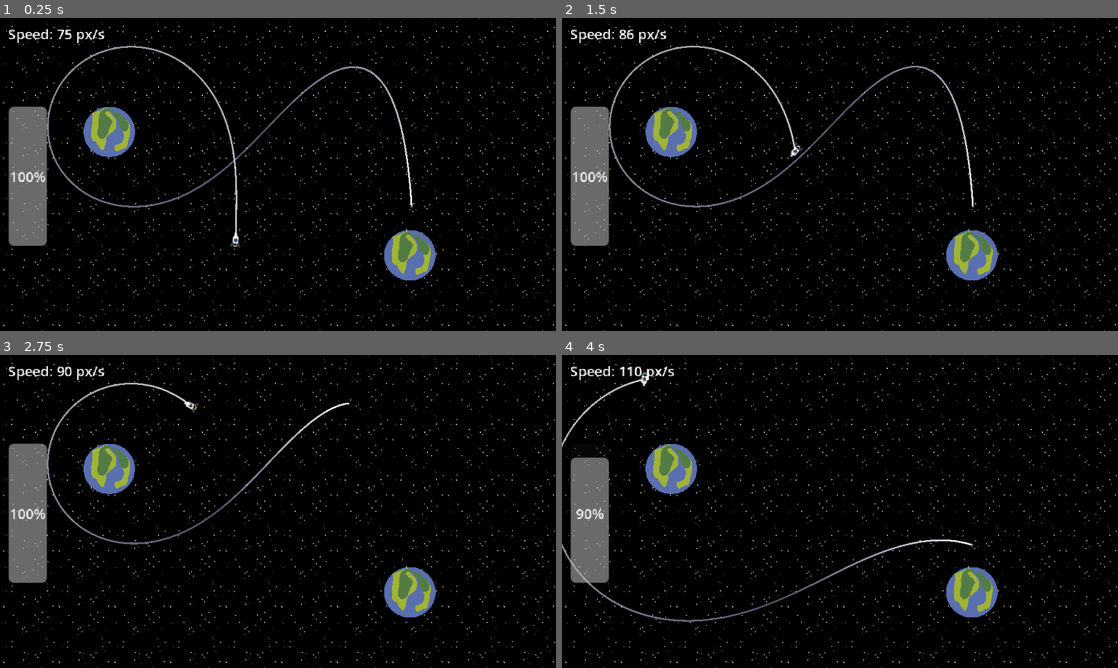
Above: before the commit, frames 1-4 (two rows, left to right).
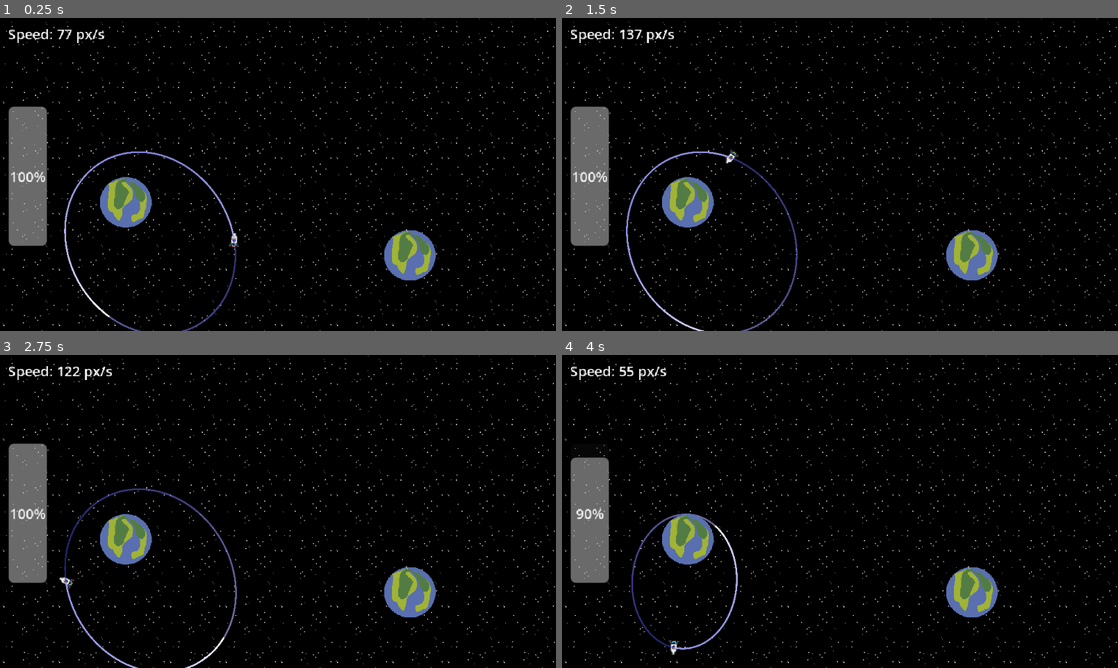
Above: after the commit, the same moments.

Repository: herboh/nBody
Game: Godot game, scene res://scene/main.tscn
The game is run twice, just before and just after one commit, with the same random seed, the same clock (stepped at 60 frames per second) and the same inputs.
Inputs:
- Up to frame 1 (0.25 s): no input
- Up to frame 2 (1.5 s): hold Right (turn_right) 0.53-1.28 s; hold Left (turn_left) from 1.28 s (still down)
- Up to frame 3 (2.75 s): release Left (turn_left) at 2.03 s; hold Right (turn_right) from 2.03 s (still down)
- Up to frame 4 (4 s): release Right (turn_right) at 2.78 s; hold Space (thrust) 2.78-3.53 s; hold Left (turn_left) from 3.53 s (still down)

The runs differ from the first frame. In frame 1, 4.2% of the frame differs, in the area x 8-75%, y 3-100%; in frame 2, 4.3%; in frame 3, 3.9%; in frame 4, 3.8%.

Commit message:
Gravity falloff - allows for stable orbit with relatively close planets, not sure if best way

Diff:
--- a/scene/main.tscn
+++ b/scene/main.tscn
@@ -29,14 +29,14 @@
 [node name="Planet" parent="SolarSystem" instance=ExtResource("3_brvut")]
 position = Vector2(471, 273)
 
-[node name="Planet2" parent="SolarSystem" instance=ExtResource("3_brvut")]
-position = Vector2(125, 131)
-
 [node name="OrbitDebug" type="Node" parent="SolarSystem"]
 script = ExtResource("4_brvut")
 
 [node name="TrajectoryLine" type="Line2D" parent="SolarSystem"]
 script = ExtResource("5_4j5ol")
+
+[node name="Planet2" parent="SolarSystem" instance=ExtResource("3_brvut")]
+position = Vector2(144, 212)
 
 [node name="Camera2D" type="Camera2D" parent="."]
 position = Vector2(320, 180)
--- a/script/OrbitalPhysics.gd
+++ b/script/OrbitalPhysics.gd
@@ -2,7 +2,8 @@
 
 # Simplified Orbital Physics System
 const GRAVITY_CONSTANT: float = 1000.0
-const MIN_DISTANCE: float = 10.0
+const MIN_DISTANCE: float = 2.0
+const SOFTENING_FACTOR: float = 12.0
 
 enum OrbitalState { UNKNOWN, STABLE, ELLIPTICAL, DECAY, ESCAPE }
 
@@ -15,7 +16,7 @@
 	var is_stable: bool = false
 
 func get_gravity_at(pos: Vector2, sources: Array) -> Vector2:
-	"""Calculate gravitational acceleration from all sources"""
+	"""Calculate gravitational acceleration with distance-based influence limiting"""
 	var accel := Vector2.ZERO
 
 	for source in sources:
@@ -23,15 +24,34 @@
 			continue
 
 		var delta: Vector2 = source.global_position - pos
-		var dist_sq: float = delta.length_squared()
-		var dist: float = max(sqrt(dist_sq), MIN_DISTANCE)
-
-		# F = GMm/r^2, so a = GM/r^2
-		var acceleration_magnitude: float = GRAVITY_CONSTANT * source.mass / (dist * dist)
+		var dist: float = delta.length()
+		dist = max(dist, MIN_DISTANCE)
+
+		# Get planet radius for influence calculation
+		var planet_radius: float = 50.0
+		if source.has_method("get_radius"):
+			planet_radius = source.get_radius()
+		elif "radius" in source:
+			planet_radius = source.radius
+
+		# Define influence radius (3-4x planet radius for local dominance)
+		var influence_radius: float = planet_radius * 3.5
+
+		# Calculate base gravity
+		var base_acceleration: float = GRAVITY_CONSTANT * source.mass / (dist * dist)
+
+		# Apply smooth falloff beyond influence radius
+		var influence_factor: float = 1.0
+		if dist > influence_radius:
+			# Smooth exponential falloff beyond influence radius
+			var excess_distance: float = dist - influence_radius
+			var falloff_rate: float = 7  # Adjust this for how quickly gravity fades
+			influence_factor = exp(-falloff_rate * excess_distance)
+
+		var acceleration_magnitude: float = base_acceleration * influence_factor
 		accel += delta.normalized() * acceleration_magnitude
 
 	return accel
-
 func analyze_orbit(pos: Vector2, vel: Vector2, sources: Array) -> OrbitalData:
 	"""Analyze orbital characteristics relative to primary body"""
 	var data := OrbitalData.new()
@@ -113,11 +133,9 @@
 	var current_accel: Vector2 = get_gravity_at(current_pos, sources)
 
 	for i in range(steps):
-		# Velocity-Verlet integration step
+		# Velocity-Verlet integration
 		# Position: x(t+dt) = x(t) + v(t)*dt + 0.5*a(t)*dt^2
 		current_pos += current_vel * dt + 0.5 * current_accel * dt * dt
-
-		# Calculate new acceleration at new position
 		var new_accel: Vector2 = get_gravity_at(current_pos, sources)
 
 		# Velocity: v(t+dt) = v(t) + 0.5*(a(t) + a(t+dt))*dt
@@ -131,14 +149,14 @@
 			if not source:
 				continue
 
-			var collision_radius: float = 50.0  # Default
+			var collision_radius: float = 25.0  # Default
 			if source.has_method("get_radius"):
 				collision_radius = source.get_radius()
 			elif "radius" in source:
 				collision_radius = source.radius
 
 			var distance_to_body: float = (current_pos - source.global_position).length()
-			if distance_to_body < collision_radius * 1.1:  # Small margin for collision
+			if distance_to_body < collision_radius * 0.5:  # Small margin for collision
 				return points
 
 	return points
@@ -162,6 +180,20 @@
 	if body.has_method("set_angular_velocity"):
 		var angular_vel: float = speed / radius
 		body.angular_velocity = angular_vel
+
+# Helper function to get recommended orbital parameters for your scale
+func get_stable_orbit_params(planet_mass: float, desired_radius: float) -> Dictionary:
+	"""Get recommended parameters for stable orbits at 640x360 scale"""
+	var speed: float = sqrt(GRAVITY_CONSTANT * planet_mass / desired_radius)
+	var period: float = 2.0 * PI * sqrt(pow(desired_radius, 3) / (GRAVITY_CONSTANT * planet_mass))
+
+	return {
+		"orbital_speed": speed,
+		"orbital_period": period,
+		"recommended_ship_mass": 1.0,  # Light ships are easier to control
+		"safe_minimum_radius": 26.0,   # Just above surface for close orbits
+		"recommended_radius_range": Vector2(30.0, 120.0)  # From surface-skimming to distant
+	}
 
 func get_status_text(data: OrbitalData) -> String:
 	"""Generate status text for UI display"""
--- a/script/Planet.gd
+++ b/script/Planet.gd
@@ -1,6 +1,6 @@
 extends StaticBody2D
 
-@export var mass: float = 1000.0
+@export var mass: float = 900.0
 @export var radius: float = 50.0
 
 func _ready():
--- a/script/TrajectoryLine.gd
+++ b/script/TrajectoryLine.gd
@@ -14,8 +14,8 @@
 	width = 2.0
 	joint_mode = Line2D.LINE_JOINT_ROUND
 	_grad.add_point(0.0, Color(1,1,1,0.8))
-	_grad.add_point(0.7, Color(0.8,0.8,1,0.4))
-	_grad.add_point(1.0, Color(1,1,1,0.1))
+	_grad.add_point(0.7, Color(0.3,0.3,1,0.4))
+	_grad.add_point(1.0, Color(0.8,0.1,0.1,0.1))
 	gradient = _grad
 
 func _process(delta: float):
@@ -38,7 +38,7 @@
 	var data: OrbitalPhysics.OrbitalData = OrbitalPhysics.analyze_orbit(ship.global_position, ship.linear_velocity, planets)
 	var horizon: float = prediction_time_fallback
 	if data and data.primary and data.period > 0.0:
-		horizon = clamp(data.period, 2.0, 60.0)
+		horizon = clamp(data.period * 1.5, 5.0, 60.0)
 
 	# Match physics tick for better agreement
 	# Calculate adaptive time step
